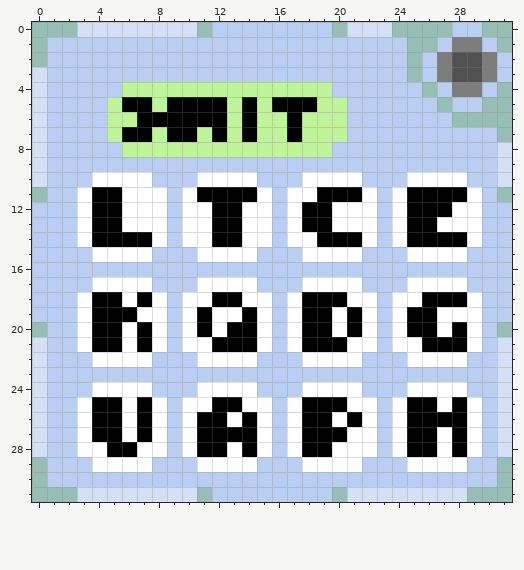
Pixel-art sprite, stored at Module Icons/Adjacent Letters.png. The picture above was drawn from the file before the commit.
The file is 32x32 pixels.
The result:
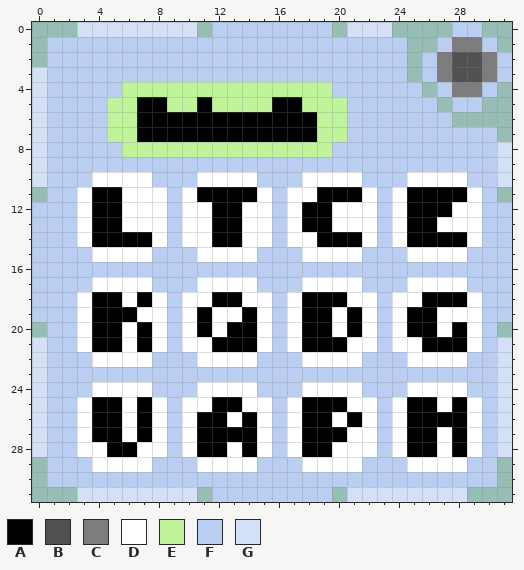
Palette (. is transparent): A #000000  B #515151  C #7d7d7d  D #ffffff  E #bff49b  F #b9cef0  G #d3e0f5
The exact change:
y 5: x 6 A -> E; x 8..10 EAA -> AEE; x 12 A -> E; x 14 A -> E; x 18 A -> E
y 6: x 13 E -> A; x 15..16 EE -> AA; x 18 E -> A
y 7: x 6 A -> E; x 8 E -> A; x 11 E -> A; x 13 E -> A; x 15..16 EE -> AA; x 18 E -> A
Boxes around the changes in both pictures, in picture pixels (x1, y1, x2, y2):
changed: (122, 97, 317, 142)
